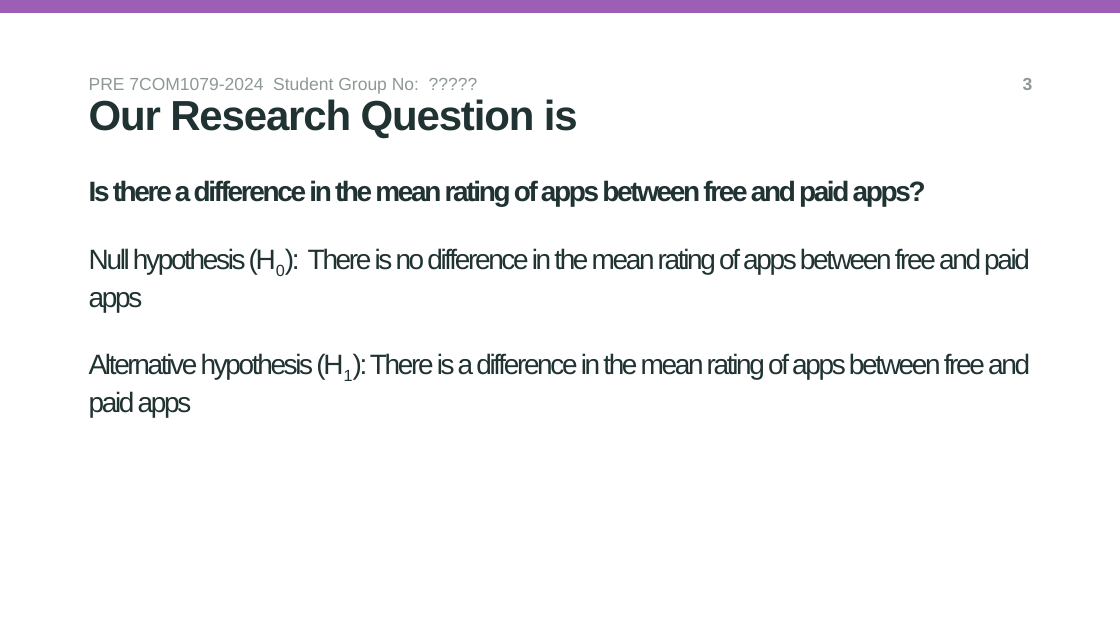
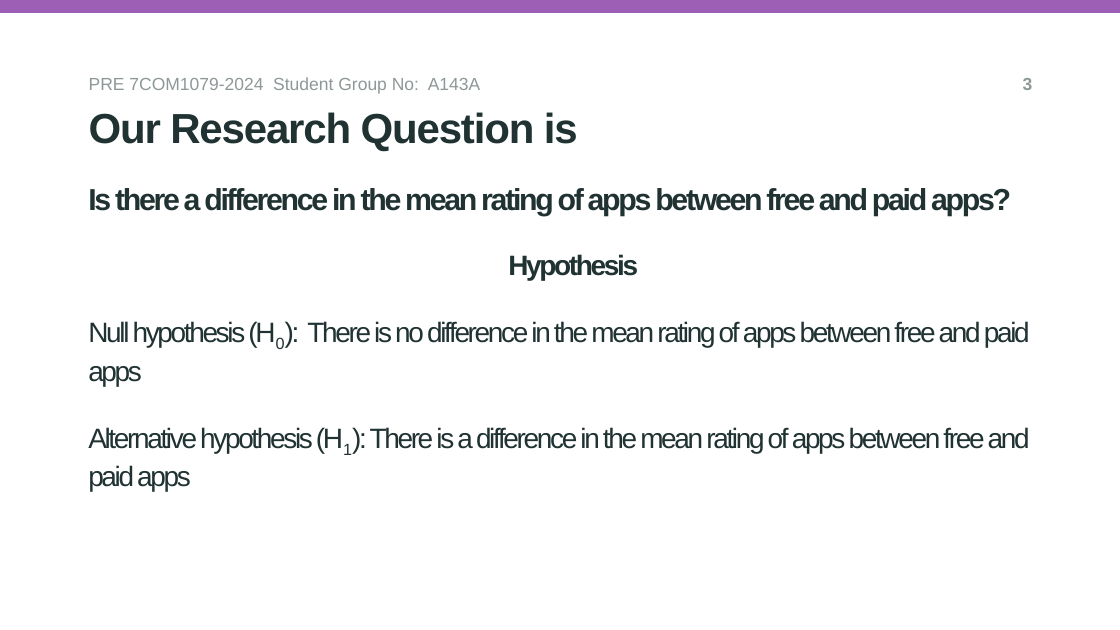
Before and after one commit to noelpaul07/A143A, a slide deck: slide 4 of reseach_question_presentation.pptx. Drawn at 1120x630 pixels with LibreOffice and Linux fonts; fonts in the diff are those of the drawing; background and template pictures are left out. Boxes give left, top, right and bottom in pixels: in the first picture for what was removed or moved away, otherwise in the second. Text is boxed around its words. In the diff, an @@ line names an element or a change of style, - is before the commit and + after.

```diff
--- a/reseach_question_presentation.pptx
+++ b/reseach_question_presentation.pptx
@@ text at [89, 77, 480, 94]: text changed @@
-PRE 7COM1079-2024 Student Group No: ?????
+PRE 7COM1079-2024 Student Group No: A143A
@@ subtitle "Our Research Question is": place and size @@
-subtitle "Our Research Question is" at [89, 99, 578, 139]
+subtitle "Our Research Question is" at [89, 112, 578, 151]
@@ title at [88, 188, 1011, 216]: text changed; size 24 to 26 pt; bold on @@
-Is there a difference in the mean rating of apps between free and paid apps?
-Null hypothesis (H0): There is no difference in the mean rating of apps between free and paid apps
-Alternative hypothesis (H1): There is a difference in the mean rating of apps between free and paid apps
+Is there a difference in the mean rating of apps between free and paid apps?
@@ text added at [88, 254, 1030, 491], 24 pt, text #203232 @@
+Hypothesis
+Null hypothesis (H0): There is no difference in the mean rating of apps between free and paid apps
+Alternative hypothesis (H1): There is a difference in the mean rating of apps between free and paid apps
```
Also in this commit, not shown: 2 other slides changed.
